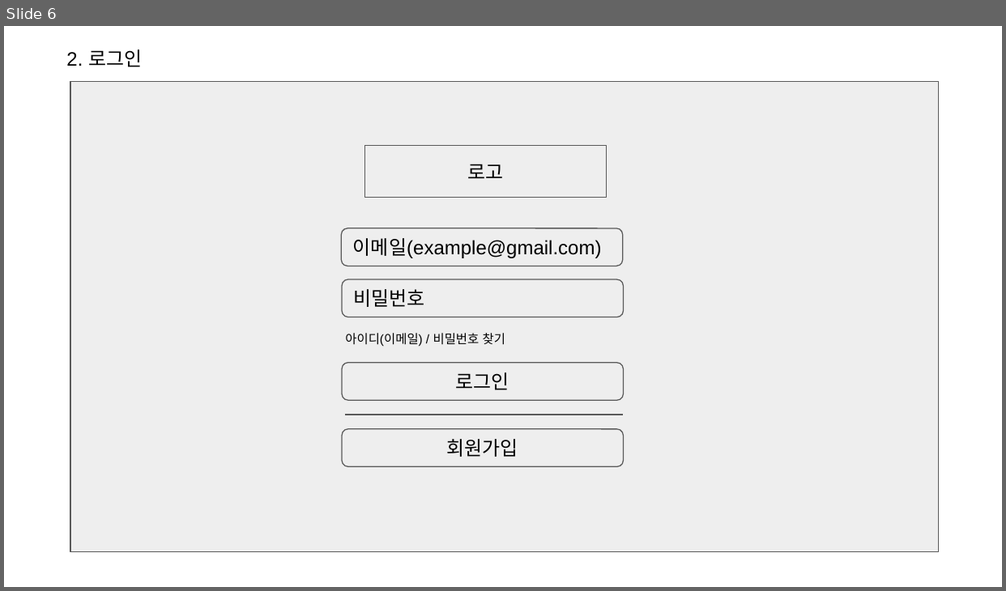
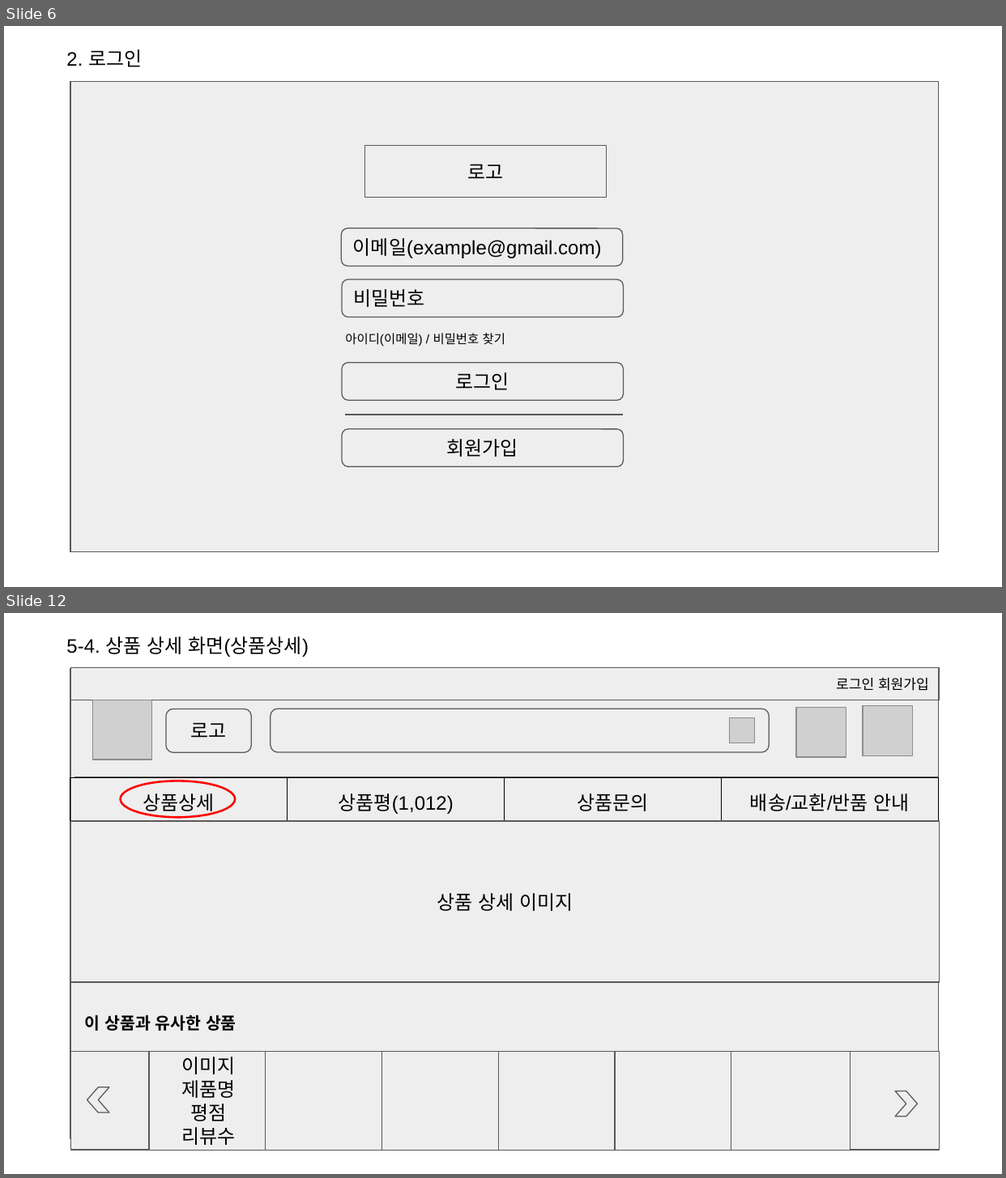
Before and after one commit to smileeeey/DDoreka, a slide deck: doc/공통 프로젝트(쇼핑몰).pptx. Shown one above the other, each under a label of ours: slide 6 before the commit, slides 6 and 12 after it; the slides between them are not shown. The pictures are 1006x591 and 1006x1178 pixels, drawn with LibreOffice and Linux fonts; fonts in the diff are those of the drawing; grey boxes stand for pictures. Boxes give left, top, right and bottom in pixels: in the first picture for what was removed or moved away, otherwise in the second. Text is boxed around its words. In the diff, an @@ line names an element or a change of style, - is before the commit and + after.

```diff
--- a/doc/공통 프로젝트(쇼핑몰).pptx
+++ b/doc/공통 프로젝트(쇼핑몰).pptx
@@ slide 12 added at bbox=[4, 613, 1002, 1174], background #FFFFFF @@
@@ text added at bbox=[66, 636, 309, 657], 14 pt, text #000000 @@
+5-4. 상품 상세 화면(상품상세)
@@ rectangle added at bbox=[71, 669, 939, 1139], fill #EEEEEE, outline #595959 0.75 pt @@
@@ rectangle added at bbox=[71, 668, 939, 700], fill #EEEEEE, outline #595959 0.75 pt, 10 pt, text #000000 @@
+로그인 회원가입
@@ picture added at bbox=[93, 700, 153, 760] @@
@@ rounded rectangle added at bbox=[166, 709, 252, 752], fill #EEEEEE, outline #595959 0.75 pt, 14 pt, text #000000 @@
+로고
@@ rounded rectangle added at bbox=[270, 709, 769, 752], fill #EEEEEE, outline #595959 0.75 pt @@
@@ picture added at bbox=[796, 708, 846, 758] @@
@@ picture added at bbox=[863, 706, 912, 756] @@
@@ picture added at bbox=[730, 717, 754, 743] @@
@@ table added at bbox=[70, 777, 936, 1105], 1 rows, 4 columns @@
+상품상세 | 상품평(1,012) | 상품문의 | 배송/교환/반품 안내
@@ line added from (74, 777) to (939, 777), #595959 0.75 pt @@
@@ ellipse added at bbox=[121, 781, 236, 816], outline #FF0000 1.5 pt @@
@@ rectangle added at bbox=[71, 821, 939, 983], fill #EEEEEE, outline #595959 0.75 pt, 14 pt, text #000000 @@
+상품 상세 이미지
@@ text added at bbox=[85, 1015, 236, 1031], 12 pt, text #000000, bold @@
+이 상품과 유사한 상품
@@ rectangle added at bbox=[71, 1051, 939, 1150], fill #EEEEEE, outline #595959 0.75 pt @@
@@ rectangle added at bbox=[149, 1051, 267, 1150], fill #EEEEEE, outline #595959 0.75 pt, 14 pt, text #000000 @@
+이미지
+제품명
+평점
+리뷰수
@@ rectangle added at bbox=[266, 1051, 384, 1150], fill #EEEEEE, outline #595959 0.75 pt @@
@@ rectangle added at bbox=[382, 1051, 501, 1150], fill #EEEEEE, outline #595959 0.75 pt @@
@@ rectangle added at bbox=[498, 1051, 616, 1150], fill #EEEEEE, outline #595959 0.75 pt @@
@@ rectangle added at bbox=[615, 1051, 734, 1150], fill #EEEEEE, outline #595959 0.75 pt @@
@@ rectangle added at bbox=[731, 1051, 850, 1150], fill #EEEEEE, outline #595959 0.75 pt @@
@@ chevron added at bbox=[87, 1088, 108, 1113], fill #EEEEEE, outline #595959 0.75 pt @@
@@ chevron added at bbox=[895, 1091, 917, 1116], fill #EEEEEE, outline #595959 0.75 pt @@
```
Also in this commit, not shown: 12 slides changed, 16 other slides added, 4 other files.
